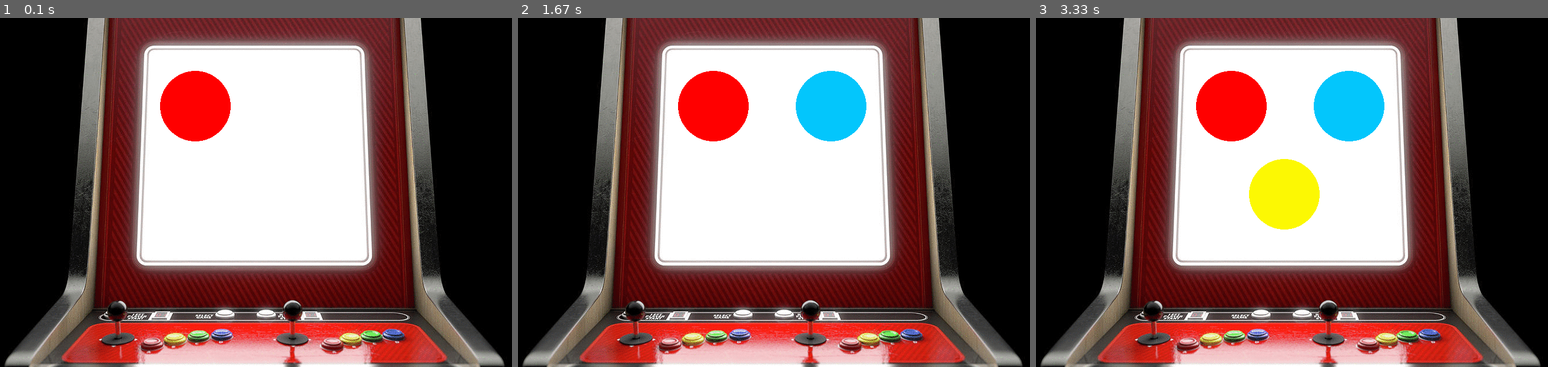
Above: before the commit, frames 1-3 (left to right).
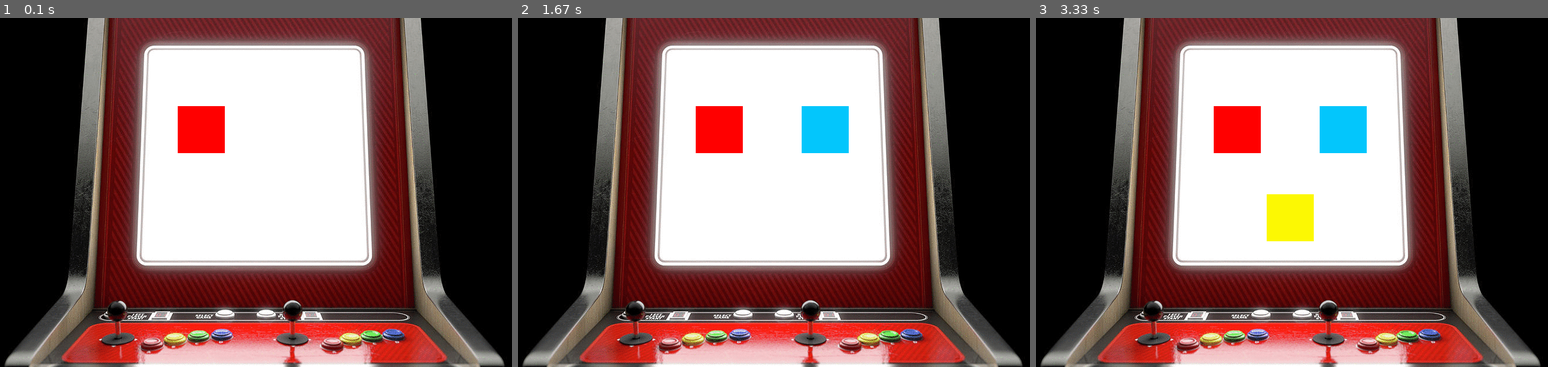
Above: after the commit, the same moments.

Repository: hope111799/KMTVarcade
Game: pygame game, started from pygame-example3.py
Same seed, same stepped clock (60 frames per second), same inputs: the game is played once before the commit and once after it.
Inputs:
- Up to frame 1 (0.1 s): no input
- Up to frame 2 (1.67 s): no input
- Up to frame 3 (3.33 s): no input

The runs differ from the first frame. In frame 1, 1.7% of the frame differs, in the area x 31-46%, y 15-39%; in frame 2, 3.5%; in frame 3, 5.2%, in the area x 31-69%, y 15-64%.

Commit message:
Add files via upload
changed the circles to squares

Diff:
--- a/pygame-example3.py
+++ b/pygame-example3.py
@@ -1,5 +1,6 @@
 # import pygame
 import pygame
+import math
 
 # initialize game engine
 pygame.init()
@@ -31,17 +32,39 @@
     # Refresh the background image
     screen.blit(background_image, [0, 0])
 
+   #Creates the buttons
 
     red= (255,0,0)
-    spinner= pygame.draw.circle(screen, red, (350, 150), 60)
+    box1= (320,150,80,80)
+    pygame.draw.rect(screen, red, box1)
     pygame.display.flip()
 
     blue= (3,198,252)
-    space= pygame.draw.circle(screen, blue, (550, 150), 60)
+    box2= (500, 150, 80, 80)
+    pygame.draw.rect(screen, blue, box2)
     pygame.display.flip()
 
     yellow= (252,248,3)
-    pacman= pygame.draw.circle(screen, yellow, (440, 300), 60)
+    box3= (410, 300, 80, 80)
+    pygame.draw.rect(screen, yellow,box3)
     pygame.display.flip()
 
+###creating the buttons to redirect
+##
+##clicked= win.checkMouse()
+##radius= 60
+##Bluemouse_position= win.getMouse()
+##Redmouse_position=
+##Yellowmouse_position=
+##
+###Blue button redirect
+##if Bluemouse_position == < radius:
+##
+###Red button redirect
+##
+###Yellow button redirect
+
+
+
+
 pygame.quit()
